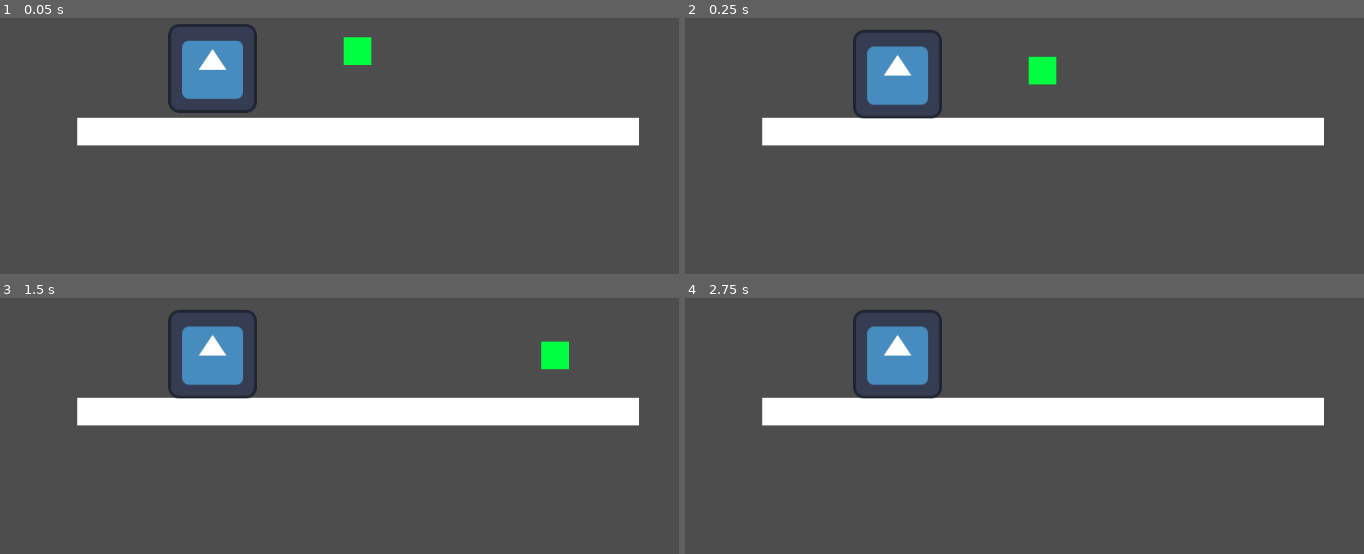
Above: before the commit, frames 1-4 (two rows, left to right).
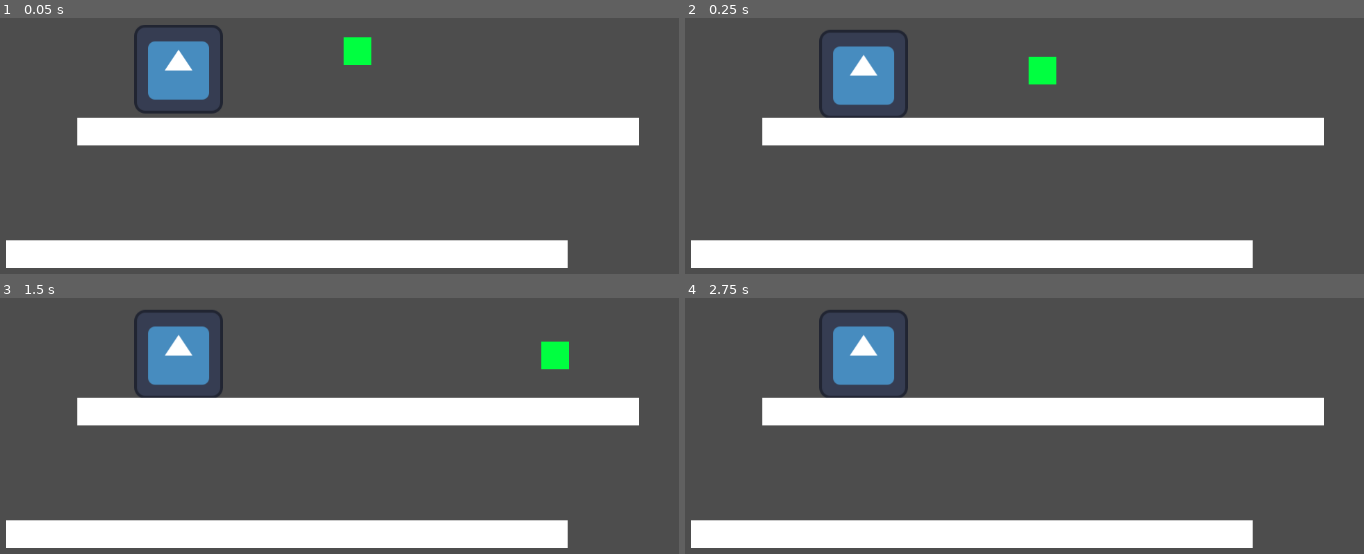
Above: after the commit, the same moments.

Repository: thomasWkr/gamejam_test
Game: Godot game, scene res://main.tscn
Same seed, same stepped clock (60 frames per second), same inputs: the game is played once before the commit and once after it. The engine's default icon, where the game draws it, is replaced by a stand-in: a white triangle on a blue panel in a dark square.
Inputs:
- Up to frame 1 (0.05 s): no input
- Up to frame 2 (0.25 s): no input
- Up to frame 3 (1.5 s): hold D (Right) from 0.53 s (still down); tap L (Carry) at 0.6 s; tap W (Jump) at 0.77 s; tap J (Grow) at 0.8, 1.35 s
- Up to frame 4 (2.75 s): tap W (Jump) at 1.52 s; tap K (Shrink) at 1.55, 2.1 s; release D (Right) at 2.03 s; hold A (Left) from 2.03 s (still down); tap L (Carry) at 2.3 s

The runs differ from the first frame. In frame 1, 12% of the frame differs, in the area x 0-84%, y 2-98%; in frame 2, 12%, in the area x 0-84%, y 4-98%; in frame 3, 12%; in frame 4, 12%.

Commit message:
Pick Objects

Diff:
--- a/Scenes/Characters/player.gd
+++ b/Scenes/Characters/player.gd
@@ -1,5 +1,4 @@
 extends CharacterBody2D
-
 
 const SPEED = 300.0
 const JUMP_VELOCITY = -400.0
--- a/Scenes/Objects/square.gd
+++ b/Scenes/Objects/square.gd
@@ -2,6 +2,11 @@
 
 var is_colliding = false
 var is_carried = false
+
+var size = 2
+var parent = ""
+var pc = ""
+var last_direction = "left"
 
 const this: PackedScene = preload("res://Scenes/Objects/square.tscn")
 @onready var collision_body = %CollisionBox
@@ -10,24 +15,57 @@
 
 const CHECK_EXTRA_WIDTH = 0.2
 
+func _ready() -> void:
+	parent = get_parent()
+	pc = parent.get_child(0)
+
 # Called every frame. 'delta' is the elapsed time since the previous frame.
 func _physics_process(_delta: float) -> void:
-	if is_colliding:
+	if Input.is_action_just_pressed("Left"):
+		last_direction = "left"
+
+	if Input.is_action_just_pressed("Right"):
+		last_direction = "right"
+
+	if is_carried:
+		if Input.is_action_just_pressed("Carry"):
+			var new_position
+			if (last_direction == "left"):
+				new_position = Vector2(pc.global_position.x-55, pc.global_position.y - 20)
+			else:
+				new_position = Vector2(pc.global_position.x+55, pc.global_position.y - 20)
+			sprite.global_position = new_position
+			collision_body.global_position = new_position
+			collision_check.global_position = new_position
+			is_carried=false
+			collision_body.disabled = false
+			is_colliding=true
+		else:
+			var new_position = Vector2(pc.global_position.x, pc.global_position.y - 50)
+			sprite.global_position = new_position
+			collision_body.global_position = new_position
+			collision_check.global_position = new_position
+
+	elif is_colliding:
 		if Input.is_action_just_pressed("Grow"):
 			sprite.scale *= Vector2(2,2)
 			collision_body.scale *= Vector2(2,2)
 			collision_check.scale = Vector2(collision_body.scale.x + CHECK_EXTRA_WIDTH,collision_body.scale.x)
+			size+=1
 
 		if Input.is_action_just_pressed("Shrink"):
 			sprite.scale *= Vector2(0.5,0.5)
 			collision_body.scale *= Vector2(0.5,0.5)
 			collision_check.scale = Vector2(collision_body.scale.x + CHECK_EXTRA_WIDTH,collision_body.scale.x)
+			size-=1
 
-		if Input.is_action_just_pressed("Carry"):
-			pass
+		if Input.is_action_just_pressed("Carry") and size==1:
+			is_carried = true
+			is_colliding = false
+			collision_body.disabled = true
 
-func _on_area_2d_body_entered(_body: Node2D) -> void:
+func _on_area_2d_body_entered(body: Node2D) -> void:
 	is_colliding = true
 
-func _on_area_2d_body_exited(_body: Node2D) -> void:
+func _on_area_2d_body_exited(body: Node2D) -> void:
 	is_colliding = false
--- a/main.gd
+++ b/main.gd
@@ -4,7 +4,6 @@
 
 # Called when the node enters the scene tree for the first time.
 func _ready() -> void:
-	add_child(square_scene.instantiate())
 	pass # Replace with function body.
 
 
--- a/main.tscn
+++ b/main.tscn
@@ -1,7 +1,8 @@
-[gd_scene load_steps=4 format=3 uid="uid://ddb4c3356j0gf"]
+[gd_scene load_steps=5 format=3 uid="uid://ddb4c3356j0gf"]
 
 [ext_resource type="PackedScene" uid="uid://ccmcaguog727y" path="res://Scenes/Characters/player.tscn" id="1_3tfmd"]
 [ext_resource type="Script" path="res://main.gd" id="1_kkesr"]
+[ext_resource type="PackedScene" uid="uid://dtlw7kno2uj7m" path="res://Scenes/Objects/square.tscn" id="3_dagd7"]
 
 [sub_resource type="RectangleShape2D" id="RectangleShape2D_8futq"]
 size = Vector2(811, 40)
@@ -17,8 +18,9 @@
 [node name="Cenário" type="Node2D" parent="."]
 
 [node name="StaticBody2D" type="StaticBody2D" parent="Cenário"]
-position = Vector2(0, 116)
+position = Vector2(-103, 293)
 collision_layer = 2
+collision_mask = 135
 
 [node name="ColorRect" type="ColorRect" parent="Cenário/StaticBody2D"]
 offset_left = -404.0
@@ -29,3 +31,22 @@
 [node name="CollisionShape2D" type="CollisionShape2D" parent="Cenário/StaticBody2D"]
 position = Vector2(0.5, 1)
 shape = SubResource("RectangleShape2D_8futq")
+
+[node name="RigidBody2D" parent="." instance=ExtResource("3_dagd7")]
+position = Vector2(-258, 26)
+collision_mask = 135
+
+[node name="StaticBody2D" type="StaticBody2D" parent="."]
+position = Vector2(0, 116)
+collision_layer = 2
+collision_mask = 135
+
+[node name="ColorRect" type="ColorRect" parent="StaticBody2D"]
+offset_left = -404.0
+offset_top = -19.0
+offset_right = 406.0
+offset_bottom = 21.0
+
+[node name="CollisionShape2D" type="CollisionShape2D" parent="StaticBody2D"]
+position = Vector2(0.5, 1)
+shape = SubResource("RectangleShape2D_8futq")
